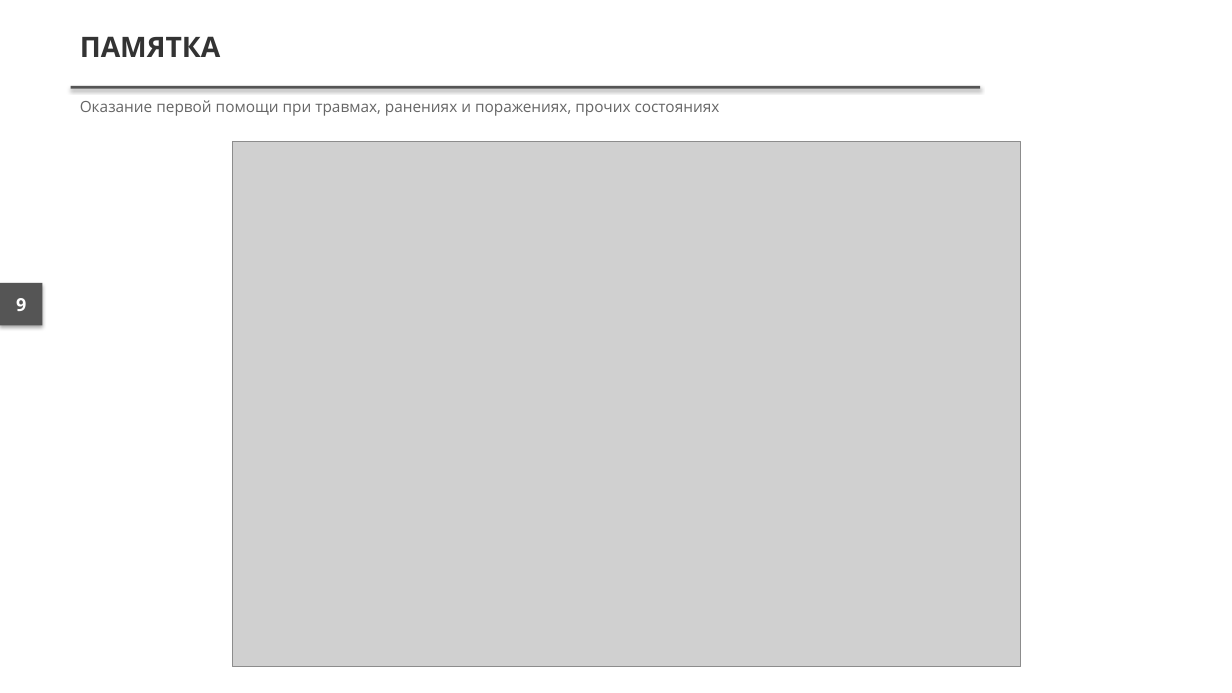
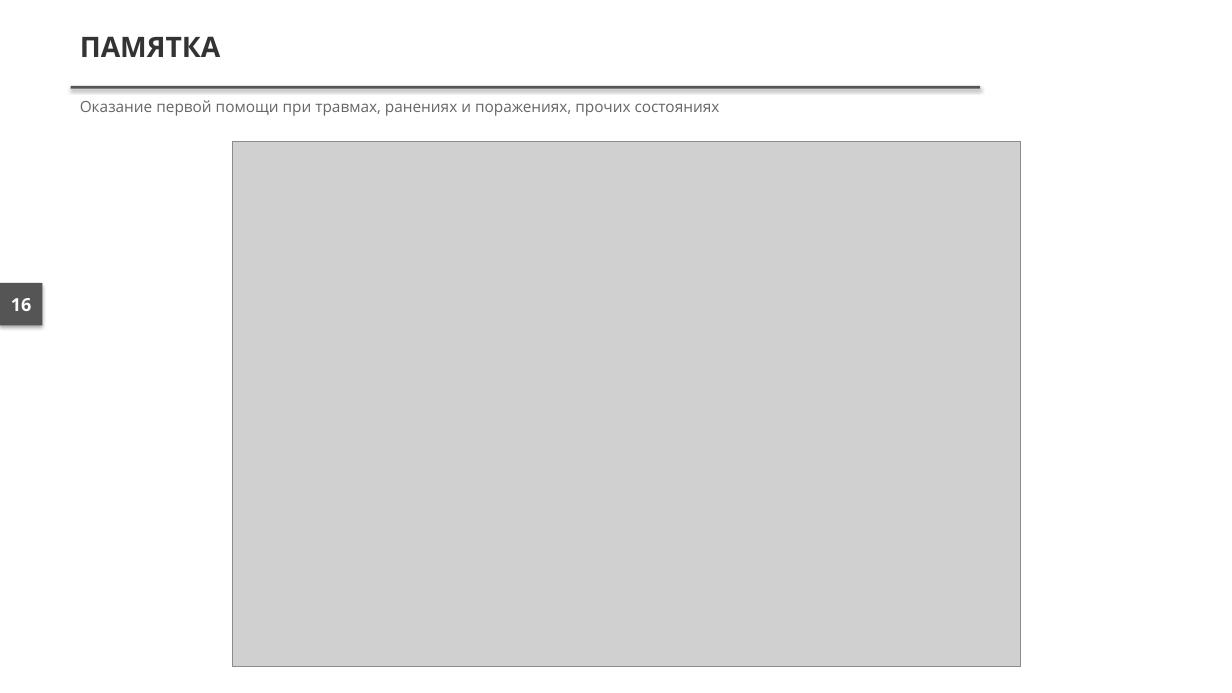
Before and after one commit to lysakalenushka-hash/-, a slide deck: slide 16 of presentations/out/Подробный осмотр и опрос пострадавшего.pptx (slide 9 before the commit). Drawn at 1232x693 pixels with LibreOffice and Linux fonts; fonts in the diff are those of the drawing; grey boxes stand for pictures. Boxes give left, top, right and bottom in pixels: in the first picture for what was removed or moved away, otherwise in the second. Text is boxed around its words. In the diff, an @@ line names an element or a change of style, - is before the commit and + after.

```diff
--- a/presentations/out/Подробный осмотр и опрос пострадавшего.pptx
+++ b/presentations/out/Подробный осмотр и опрос пострадавшего.pptx
@@ text at <box>11,298,31,311</box>: text changed @@
-9
+16
```
Also in this commit, not shown: 4 other slides changed, 10 slides added, 3 slides removed, 50 other files.
